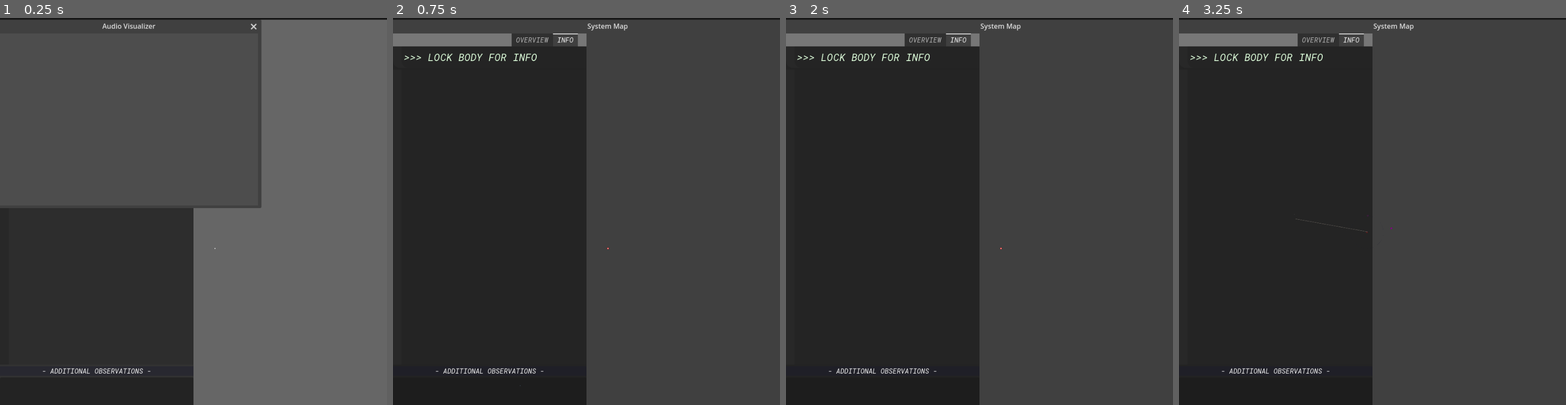
Above: before the commit, frames 1-4 (left to right).
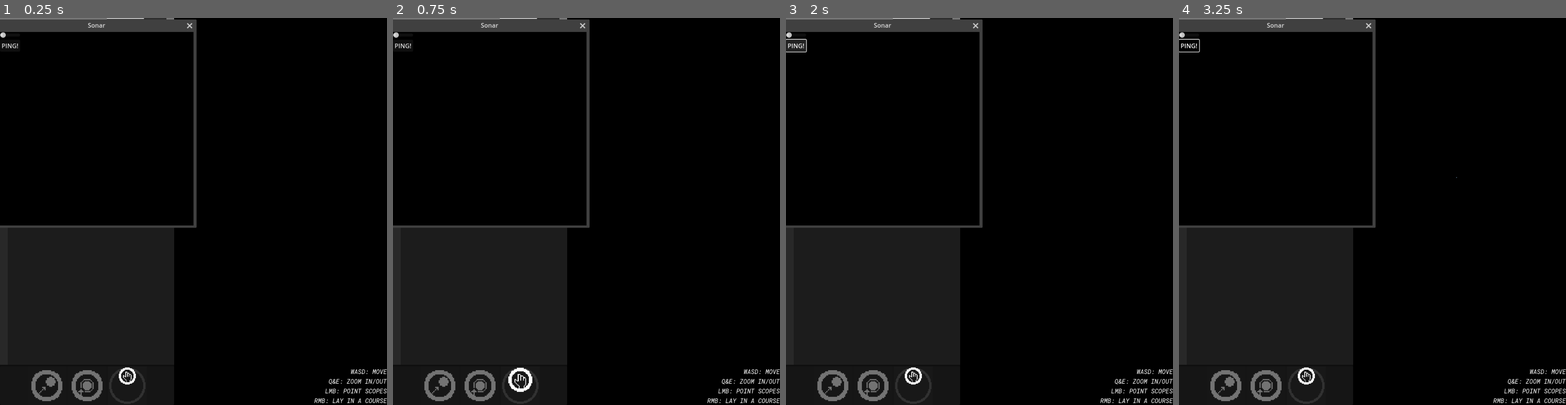
Above: after the commit, the same moments.

Repository: KermitGodFrog/Stellar-Cartography
Game: Godot game, scene res://Scenes/Game Master/gameMaster.tscn
Same seed, same stepped clock (60 frames per second), same inputs: the game is played once before the commit and once after it. Sound files missing from this copy of the repository are replaced by a short silence.
Inputs (mouse positions are in pixels of both pictures, inside the frame that each line leads up to):
- Up to frame 1 (0.25 s): no input
- Up to frame 2 (0.75 s): click (520, 385) at 0.52 s
- Up to frame 3 (2 s): click (797, 45) at 1.25 s, where only the run after the commit has a clickable "PING!"
- Up to frame 4 (3.25 s): tap Enter at 2 s; move the mouse to (1457, 192) at 2.02 s; press the mouse at (1457, 192) at 2.03 s; hold D (right) 2.03-2.78 s; right-click (1457, 192) at 2.3 s; tap Space at 2.75 s; move the mouse to (1295, 230) at 2.77 s; release the mouse at (1295, 230) at 2.78 s; hold S (down) from 2.78 s (still down); right-click (1295, 230) at 2.85 s; tap B (the B) at 3.05 s

The runs differ from the first frame. In frame 1, 79% of the frame differs, in the area x 0-100%, y 0-100%; in frame 2, 78%; in frame 3, 78%; in frame 4, 78%.

Commit message:
Promising progress.

Diff:
--- a/Scenes/Game/game.gd
+++ b/Scenes/Game/game.gd
@@ -8,7 +8,7 @@
 @onready var barycenter_visualizer = $barycenter_visualizer_window/barycenter_control
 @onready var audio_visualizer = $audio_visualizer_window/audio_control
 @onready var station_ui = $station_window/station_control
-@onready var console_control = $console_control
+#@onready var console_control = $console_control
 
 var is_paused: bool = false
 
@@ -33,10 +33,10 @@
 	station_ui.connect("undockFromStation", _on_undock_from_station)
 	station_ui.connect("upgradeShip", _on_upgrade_ship)
 
-	console_control.connect("systemMapPopup", _on_system_map_popup)
-	console_control.connect("system3DPopup", _on_system_3d_popup)
-	console_control.connect("sonarPopup", _on_sonar_popup)
-	console_control.connect("barycenterPopup", _on_barycenter_popup)
+	#console_control.connect("systemMapPopup", _on_system_map_popup)
+	#console_control.connect("system3DPopup", _on_system_3d_popup)
+	#console_control.connect("sonarPopup", _on_sonar_popup)
+	#console_control.connect("barycenterPopup", _on_barycenter_popup)
 
 	#var error = game_data.loadWorld()
 	#if error is worldAPI:
@@ -153,6 +153,9 @@
 		#updating positions of everyhthing for windows
 		system_map.set("player_position_matrix", [world.player.position, world.player.target_position])
 		system_3d.set("player_position", world.player.position)
+		#SETTING WHETHER SYSTEM MAP HAS FOCUS OR NOT (SINCE ITS A NODE IT CANNOT USE HAS_FOCUS() DIRECTLY!)
+		if $system_3d_window.has_focus() or $sonar_window.has_focus() or $barycenter_visualizer_window.has_focus() or $audio_visualizer_window.has_focus() or $station_window.has_focus(): system_map.has_focus = false
+		else: system_map.has_focus = true
 	pass
 
 func _on_update_player_target_position(pos: Vector2, slowdown: bool = true):
@@ -218,7 +221,7 @@
 	pass
 
 func _on_add_console_item(text: String, bg_color: Color = Color.WHITE):
-	console_control.add_console_item(text, bg_color)
+	#console_control.add_console_item(text, bg_color)
 	pass
 
 func _on_sonar_ping(ping_width: int, ping_length: int, ping_direction: Vector2):
--- a/Scenes/Game/game.tscn
+++ b/Scenes/Game/game.tscn
@@ -1,11 +1,9 @@
-[gd_scene load_steps=10 format=3 uid="uid://o18qlgh0vvwn"]
+[gd_scene load_steps=8 format=3 uid="uid://o18qlgh0vvwn"]
 
 [ext_resource type="Script" path="res://Scenes/Game/game.gd" id="1_mtv75"]
 [ext_resource type="PackedScene" uid="uid://bhroagne3v4wq" path="res://Scenes/System Map/system_map.tscn" id="2_jilbx"]
 [ext_resource type="PackedScene" uid="uid://co52u63cyk220" path="res://Scenes/System 3D/system_3d.tscn" id="4_53ki8"]
-[ext_resource type="Script" path="res://Scenes/Game/console_control.gd" id="4_crni4"]
 [ext_resource type="PackedScene" uid="uid://chwm82adl21cm" path="res://Scenes/Sonar Interface/sonar_interface.tscn" id="4_lnw4j"]
-[ext_resource type="Theme" uid="uid://ddc2wfekyxdh0" path="res://Scenes/Game/console_theme.tres" id="5_nc276"]
 [ext_resource type="PackedScene" uid="uid://oqkfuasvgtj6" path="res://Scenes/Barycenter Visualizer/barycenter_visualizer.tscn" id="5_wmjnw"]
 [ext_resource type="PackedScene" uid="uid://dtbagvxj5to3" path="res://Scenes/Station UI/station_ui.tscn" id="6_g2s4t"]
 [ext_resource type="PackedScene" uid="uid://bwlfi3x5r51fo" path="res://Scenes/Audio Visualizer/audio_visualizer.tscn" id="7_uparo"]
@@ -16,51 +14,18 @@
 [node name="system_window" parent="." instance=ExtResource("2_jilbx")]
 
 [node name="system_3d_window" parent="." instance=ExtResource("4_53ki8")]
+visible = true
 
 [node name="sonar_window" parent="." instance=ExtResource("4_lnw4j")]
+visible = true
 
 [node name="barycenter_visualizer_window" parent="." instance=ExtResource("5_wmjnw")]
 
+[node name="audio_visualizer_window" parent="." instance=ExtResource("7_uparo")]
+visible = false
+
 [node name="station_window" parent="." instance=ExtResource("6_g2s4t")]
-
-[node name="audio_visualizer_window" parent="." instance=ExtResource("7_uparo")]
-
-[node name="console_control" type="Control" parent="."]
-layout_mode = 3
-anchors_preset = 15
-anchor_right = 1.0
-anchor_bottom = 1.0
-grow_horizontal = 2
-grow_vertical = 2
-script = ExtResource("4_crni4")
-
-[node name="item_list" type="ItemList" parent="console_control"]
-custom_minimum_size = Vector2(0, 800)
-layout_mode = 1
-anchors_preset = 10
-anchor_right = 1.0
-grow_horizontal = 2
-theme = ExtResource("5_nc276")
-allow_search = false
-item_count = 1
-item_0/text = "Welcome! Type 'help' for a list of commands."
-item_0/selectable = false
-
-[node name="line_edit" type="LineEdit" parent="console_control"]
-custom_minimum_size = Vector2(0, 100)
-layout_mode = 1
-anchors_preset = 12
-anchor_top = 1.0
-anchor_right = 1.0
-anchor_bottom = 1.0
-offset_top = -8.0
-grow_horizontal = 2
-grow_vertical = 0
-theme = ExtResource("5_nc276")
-placeholder_text = "Type here..."
 
 [node name="interaction_cooldown" type="Timer" parent="."]
 wait_time = 2.0
 one_shot = true
-
-[connection signal="text_submitted" from="console_control/line_edit" to="console_control" method="_on_line_edit_text_submitted"]
--- a/Scenes/System Map/camera.gd
+++ b/Scenes/System Map/camera.gd
@@ -2,16 +2,18 @@
 var zoom_multiplier: Vector2 = Vector2.ONE
 var movement_multiplier: int = 100
 var follow_body: bodyAPI
+
+var system_has_focus: bool = false
 
 func _physics_process(delta):
 	if follow_body: position = follow_body.position
 
 	var zoom_axis = Input.get_axis("zoom_out", "zoom_in")
 	if zoom_axis and not (zoom_axis == -1 and zoom == Vector2.ONE):
-		if owner.has_focus(): zoom += zoom_axis * zoom_multiplier * (zoom.length() / 100)
+		if system_has_focus: zoom += zoom_axis * zoom_multiplier * (zoom.length() / 100)
 
 	var input = Input.get_vector("left", "right", "up", "down")
-	if input and owner.has_focus():
+	if input and system_has_focus:
 		position += input * movement_multiplier * pow(zoom.length(), -0.5) * delta
 		follow_body = null
 	pass
--- a/Scenes/System Map/system_map.gd
+++ b/Scenes/System Map/system_map.gd
@@ -13,6 +13,7 @@
 var player_position_matrix: Array = [Vector2(0,0), Vector2(0,0)]
 
 #this atrocity is the result of godots terrible system for detecting if the mouse is above a UI element
+#should change to:  get_viewport().gui_get_focus_owner()
 var mouse_over_system_list: bool = false
 var mouse_over_actions_panel: bool = false
 var mouse_over_go_to_button: bool = false
@@ -20,7 +21,8 @@
 var mouse_over_stop_button: bool = false
 var mouse_over_ui: bool = false
 
-var font = preload("res://Graphics/Fonts/comicsans.ttf")
+var has_focus: bool = false
+
 @onready var system_list = $camera/canvas/control/tabs/OVERVIEW/system_list
 @onready var follow_body_label = $camera/canvas/control/tabs/INFO/follow_body_label
 @onready var body_attributes_list = $camera/canvas/control/tabs/INFO/body_attributes_list
@@ -48,6 +50,7 @@
 var SONAR_POLYGON_DISPLAY_TIME: float = 0
 
 func _physics_process(delta):
+	print_debug(has_focus)
 	rotation_hint += delta
 	#If body clicked on in system list, follow the body with the camera (follow body).
 	#If body clicked on in system list, actions can itneract with the body (locked body).
@@ -63,7 +66,7 @@
 	else: mouse_over_ui = false
 
 	#moving to the mouse position or moving to action_body in various ways
-	if Input.is_action_pressed("right_mouse") and owner.has_focus() and (not mouse_over_ui) and movement_lock_timer.is_stopped():
+	if Input.is_action_pressed("right_mouse") and has_focus and (not mouse_over_ui) and movement_lock_timer.is_stopped():
 		locked_body = null
 		action_body = null
 		emit_signal("updatePlayerTargetPosition", get_global_mouse_position())
@@ -80,20 +83,22 @@
 				emit_signal("updatePlayerTargetPosition", pos, false)
 
 	#changing target position
-	if Input.is_action_pressed("left_mouse") and owner.has_focus() and (not mouse_over_ui) and movement_lock_timer.is_stopped():
+	if Input.is_action_pressed("left_mouse") and has_focus and (not mouse_over_ui) and movement_lock_timer.is_stopped():
 		camera_target_position = get_global_mouse_position()
 		emit_signal("updateTargetPosition", get_global_mouse_position())
 		emit_signal("lockedBodyDepreciated")
 
-	if Input.is_action_just_pressed("the B") and owner.has_focus(): #DEBUG!!!!!!!!!!!!!!!!!
+	if Input.is_action_just_pressed("the B") and has_focus: #DEBUG!!!!!!!!!!!!!!!!!
 		emit_signal("DEBUG_REVEAL_ALL_WORMHOLES")
 
-	if Input.is_action_just_pressed("the N") and owner.has_focus(): #DEBUG!!!!!!!!!!!!!!!!!
+	if Input.is_action_just_pressed("the N") and has_focus: #DEBUG!!!!!!!!!!!!!!!!!
 		emit_signal("DEBUG_REVEAL_ALL_BODIES")
 
 	#incredibly out of plcace!!!!!
 	if camera.follow_body:
 		camera_target_position = Vector2.ZERO
+	#SETTING CAMERA FOCUS
+	camera.system_has_focus = has_focus
 
 	#disabling certain movement buttons when no locked body
 	if not locked_body:
@@ -283,10 +288,6 @@
 
 
 
-func _on_system_window_close_requested():
-	owner.hide()
-	pass
-
 func _on_system_list_mouse_entered():
 	mouse_over_system_list = true
 	pass
--- a/Scenes/System Map/system_map.tscn
+++ b/Scenes/System Map/system_map.tscn
@@ -26,15 +26,7 @@
 [sub_resource type="StyleBoxFlat" id="StyleBoxFlat_5sqdb"]
 bg_color = Color(0.0941176, 0.0941176, 0.0941176, 0.415686)
 
-[node name="system_window" type="Window"]
-disable_3d = true
-transparent_bg = true
-msaa_2d = 1
-canvas_item_default_texture_filter = 0
-title = "System Map"
-position = Vector2i(0, 36)
-size = Vector2i(1000, 1000)
-min_size = Vector2i(1000, 1000)
+[node name="system_window" type="Node"]
 
 [node name="system" type="Node2D" parent="."]
 script = ExtResource("1_nhsfb")
@@ -75,7 +67,7 @@
 grow_vertical = 2
 theme = ExtResource("3_djc4s")
 tab_alignment = 2
-current_tab = 2
+current_tab = 1
 script = ExtResource("4_27qwa")
 
 [node name="WARNING" type="ColorRect" parent="system/camera/canvas/control/tabs"]
@@ -97,7 +89,6 @@
 autowrap_mode = 2
 
 [node name="OVERVIEW" type="VBoxContainer" parent="system/camera/canvas/control/tabs"]
-visible = false
 custom_minimum_size = Vector2(450, 950)
 layout_mode = 2
 theme = ExtResource("3_djc4s")
@@ -152,6 +143,7 @@
 expand_icon = true
 
 [node name="INFO" type="VBoxContainer" parent="system/camera/canvas/control/tabs"]
+visible = false
 custom_minimum_size = Vector2(450, 950)
 layout_mode = 2
 theme = ExtResource("3_djc4s")
@@ -243,7 +235,6 @@
 "
 horizontal_alignment = 2
 
-[connection signal="close_requested" from="." to="system" method="_on_system_window_close_requested"]
 [connection signal="tab_button_pressed" from="system/camera/canvas/control/tabs" to="system/camera/canvas/control/tabs" method="_on_tab_button_pressed"]
 [connection signal="tab_clicked" from="system/camera/canvas/control/tabs" to="system/camera/canvas/control/tabs" method="_on_tab_clicked"]
 [connection signal="item_clicked" from="system/camera/canvas/control/tabs/OVERVIEW/system_list" to="system" method="_on_system_list_item_clicked"]
--- a/project.godot
+++ b/project.godot
@@ -22,9 +22,8 @@
 
 [display]
 
-window/size/viewport_width=900
-window/size/viewport_height=900
-window/subwindows/embed_subwindows=false
+window/size/viewport_width=1000
+window/size/viewport_height=1000
 
 [input]
 
@@ -91,5 +90,7 @@
 
 [rendering]
 
+textures/canvas_textures/default_texture_filter=0
 renderer/rendering_method="gl_compatibility"
 renderer/rendering_method.mobile="gl_compatibility"
+environment/defaults/default_clear_color=Color(0, 0, 0, 1)
